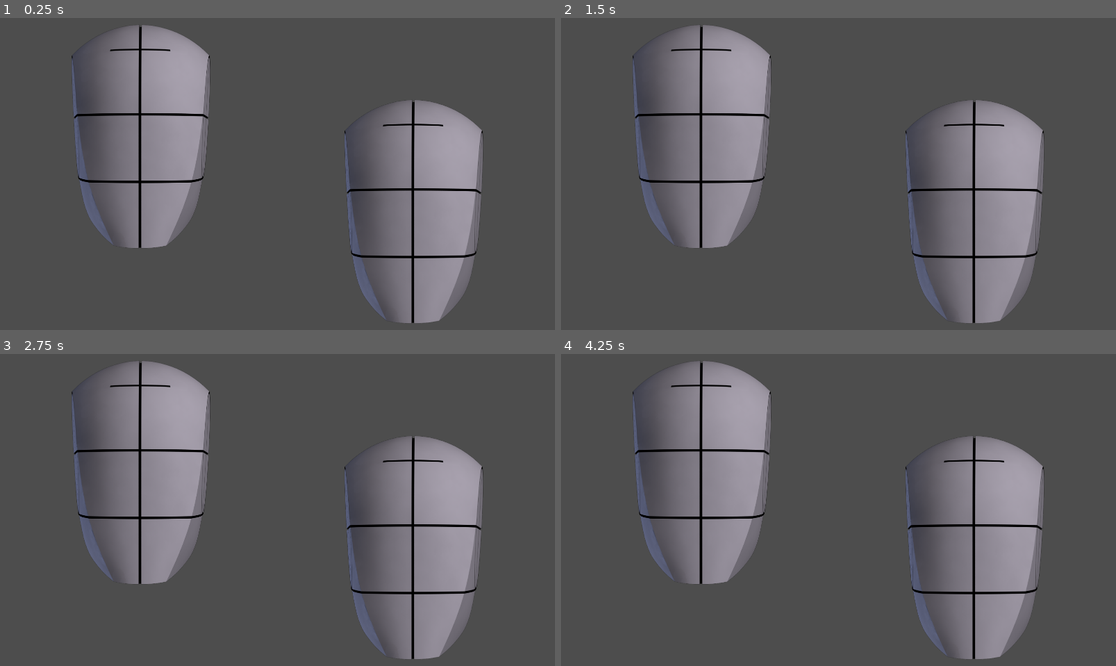
Above: before the commit, frames 1-4 (two rows, left to right).
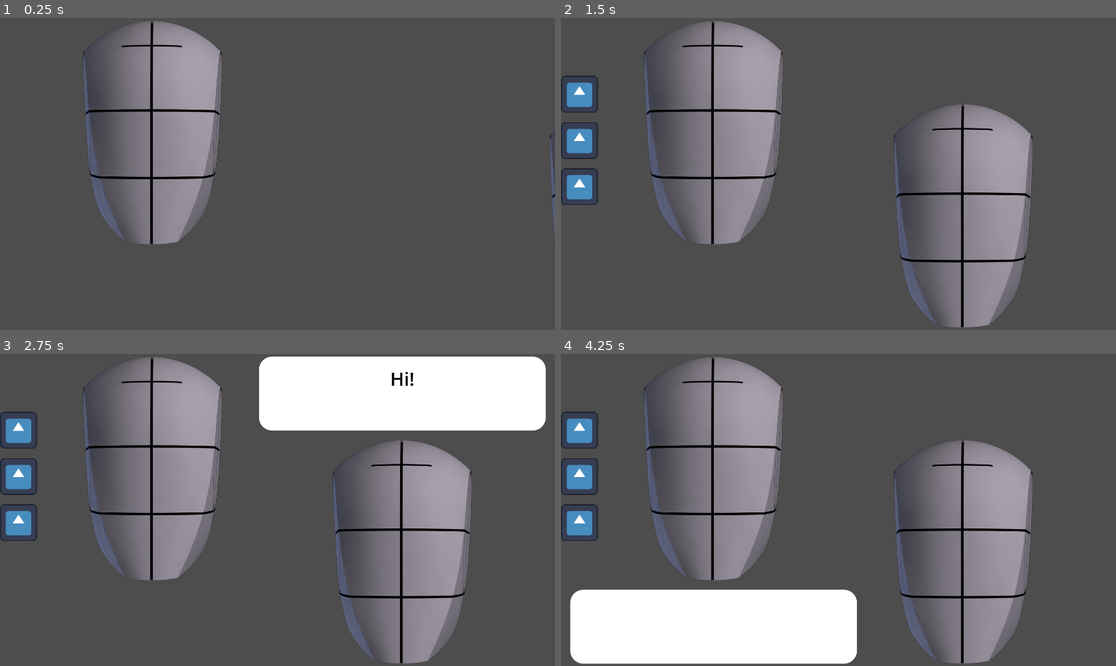
Above: after the commit, the same moments.

Repository: njamster/masking
Game: Godot game, scene res://levels/level_01.tscn
Two runs of this game, one before a commit and one after it. Both use one fixed random seed, a clock stepped at 60 frames per second and the inputs below. The engine's default icon, where the game draws it, is replaced by a stand-in: a white triangle on a blue panel in a dark square.
Inputs:
- Up to frame 1 (0.25 s): no input
- Up to frame 2 (1.5 s): no input
- Up to frame 3 (2.75 s): tap Enter at 2 s
- Up to frame 4 (4.25 s): tap Space at 2.75 s; tap Enter at 3.5 s

The runs differ from the first frame. In frame 1, 18% of the frame differs, in the area x 12-100%, y 1-98%; in frame 2, 12%; in frame 3, 24%, in the area x 0-99%, y 0-100%; in frame 4, 24%.

Commit message:
Add back some accidentally deleted code

Diff:
--- a/levels/level_01.gd
+++ b/levels/level_01.gd
@@ -39,18 +39,18 @@
 
 
 func _play_level_intro() -> void:
-	## wait one frame (so we can change the position)
-	#await get_tree().process_frame
-#
-	#$%Opponent.position.x += 1000
-#
-	#var tween = get_tree().create_tween()
-	#tween.tween_property($%Opponent, "position:x", -1000, 1.0).as_relative()
-	#await tween.finished
-#
-	#for i in range(mask_count):
-		#$Masks.add_mask()
-		#await get_tree().create_timer(0.2).timeout
+	# wait one frame (so we can change the position)
+	await get_tree().process_frame
+
+	$%Opponent.position.x += 1000
+
+	var tween = get_tree().create_tween()
+	tween.tween_property($%Opponent, "position:x", -1000, 1.0).as_relative()
+	await tween.finished
+
+	for i in range(mask_count):
+		$Masks.add_mask()
+		await get_tree().create_timer(0.2).timeout
 
 	await get_tree().create_timer(CONVERSATION_DELAY).timeout
 
@@ -71,4 +71,11 @@
 	var text_speed = data.text.length() / chars_per_second
 
 	if data.has("is_player") and data.is_player:
-		%Player.say
+		%Player.say(data.text, PRE_LINE_DELAY, text_speed, POST_LINE_DELAY)
+		%Opponent.hide_bubble()
+	else:
+		%Opponent.say(data.text, PRE_LINE_DELAY, text_speed, POST_LINE_DELAY)
+		%Player.hide_bubble()
+
+	await get_tree().create_timer(PRE_LINE_DELAY + text_speed + POST_LINE_DELAY).timeout
+	load_next_line()
--- a/levels/level_01.tscn
+++ b/levels/level_01.tscn
@@ -42,20 +42,20 @@
 
 [node name="HBox" type="HBoxContainer" parent="OuterMargin" unique_id=932711430]
 layout_mode = 2
-theme_override_constants/separation = 32
+theme_override_constants/separation = -128
 
 [node name="Player" type="VBoxContainer" parent="OuterMargin/HBox" unique_id=1704097910]
 unique_name_in_owner = true
 layout_mode = 2
 size_flags_horizontal = 3
+theme_override_constants/separation = 32
 script = ExtResource("1_81a5f")
 
 [node name="Head" type="TextureRect" parent="OuterMargin/HBox/Player" unique_id=1075498811]
 layout_mode = 2
 size_flags_vertical = 3
 texture = ExtResource("1_ty3hu")
-expand_mode = 1
-stretch_mode = 3
+stretch_mode = 5
 
 [node name="Bubble" type="PanelContainer" parent="OuterMargin/HBox/Player" unique_id=454352126]
 custom_minimum_size = Vector2(0, 256)
@@ -91,6 +91,7 @@
 unique_name_in_owner = true
 layout_mode = 2
 size_flags_horizontal = 3
+theme_override_constants/separation = 32
 script = ExtResource("1_81a5f")
 
 [node name="Bubble" type="PanelContainer" parent="OuterMargin/HBox/Opponent" unique_id=1611155688]
@@ -127,8 +128,7 @@
 layout_mode = 2
 size_flags_vertical = 3
 texture = ExtResource("1_ty3hu")
-expand_mode = 1
-stretch_mode = 3
+stretch_mode = 5
 
 [node name="Masks" type="VBoxContainer" parent="." unique_id=430644406]
 layout_mode = 0
